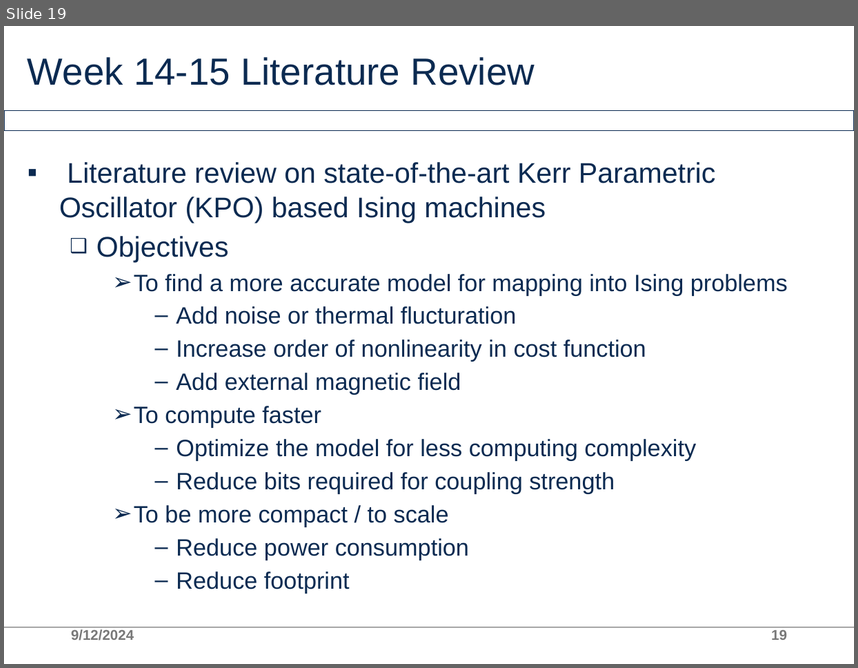
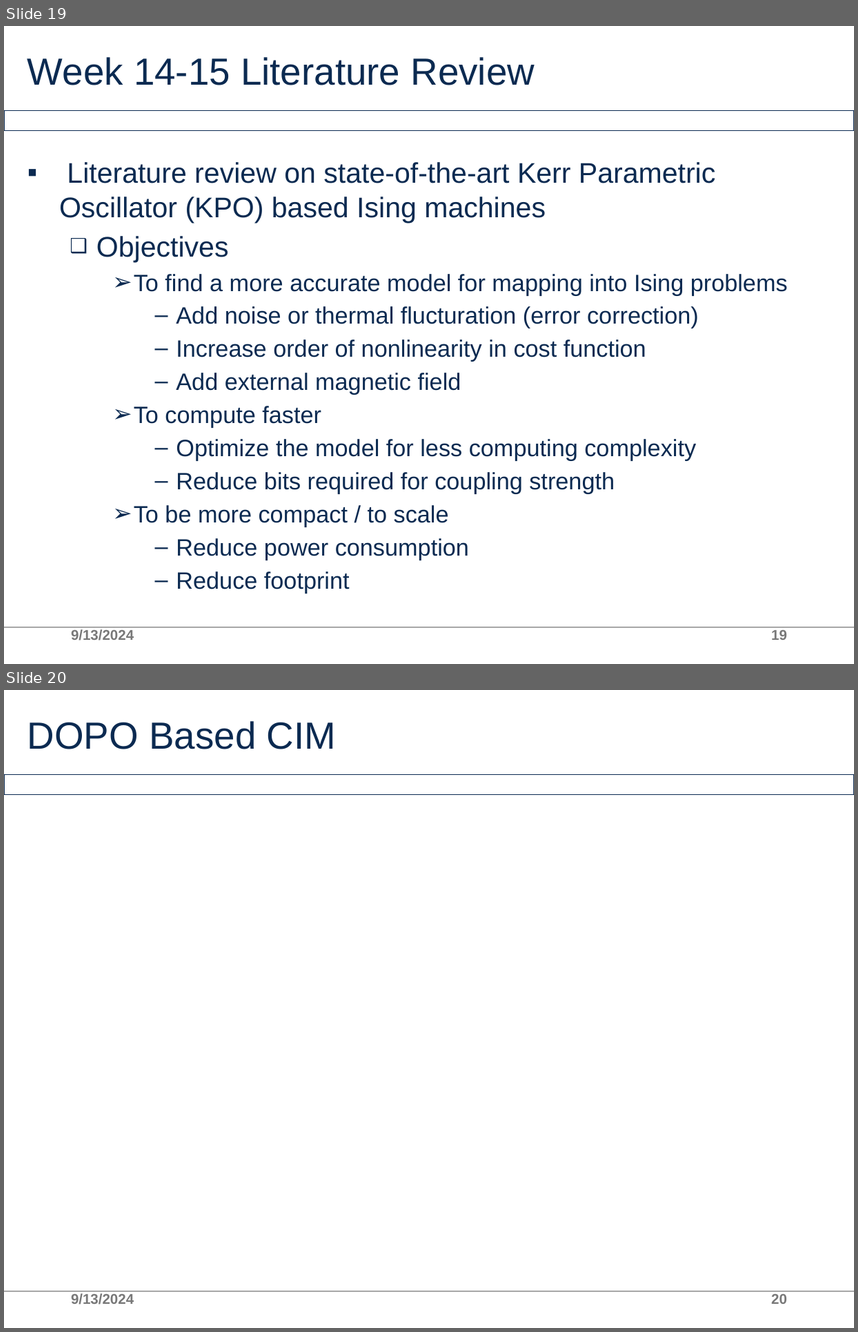
Before and after one commit to AllInCoffee/WHK_workplace, a slide deck: progress.pptx. Shown one above the other, each under a label of ours: slide 19 before the commit, slides 19 and 20 after it. The pictures are 858x668 and 858x1332 pixels, drawn with LibreOffice and Linux fonts; fonts in the diff are those of the drawing; grey boxes stand for pictures; background and template pictures are left out. Boxes give left, top, right and bottom in pixels: in the first picture for what was removed or moved away, otherwise in the second. Text is boxed around its words. In the diff, an @@ line names an element or a change of style, - is before the commit and + after.

```diff
--- a/progress.pptx
+++ b/progress.pptx
@@ slide 20 added at bbox=[4, 690, 854, 1328], background #FFFFFF; not listed: 2 template elements that a slide beside it also shows @@
@@ title added at bbox=[27, 721, 336, 749], 32 pt, text #0B2A51 @@
+DOPO Based CIM
@@ text added at bbox=[71, 1293, 134, 1304], 12 pt, text #797979 @@
+9/13/2024
@@ page number added at bbox=[771, 1294, 787, 1303], 12 pt, text #797979 @@
+20
@@ slide 19 changed as well @@
@@ text at bbox=[176, 306, 699, 328]: text changed @@
-      – Add noise or thermal flucturation
+      – Add noise or thermal flucturation (error correction)
@@ text at bbox=[71, 629, 134, 640]: text changed @@
-9/12/2024
+9/13/2024
```
Also in this commit, not shown: 17 other slides changed, 3 other slides added, 1 other file.
